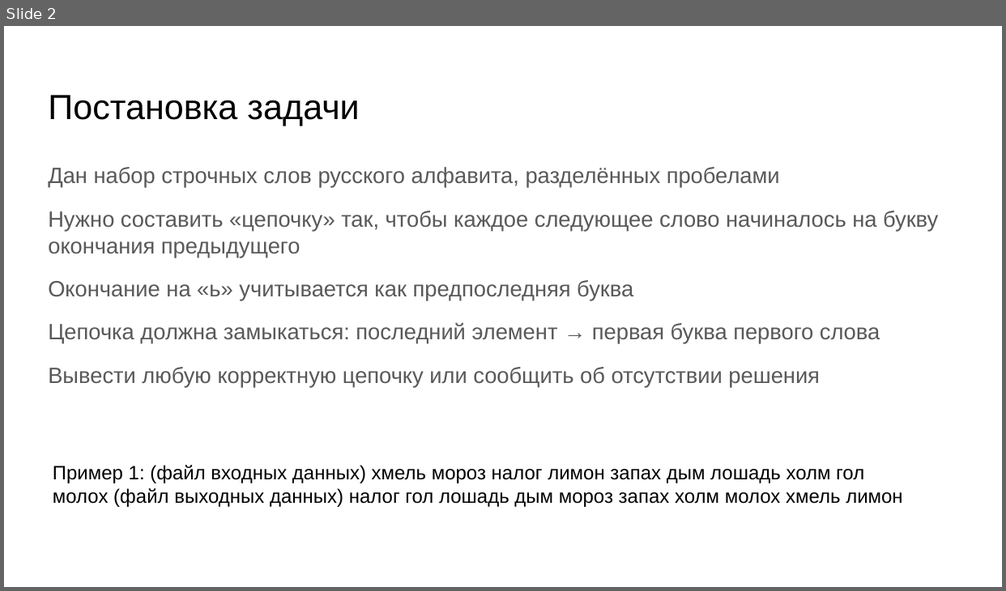
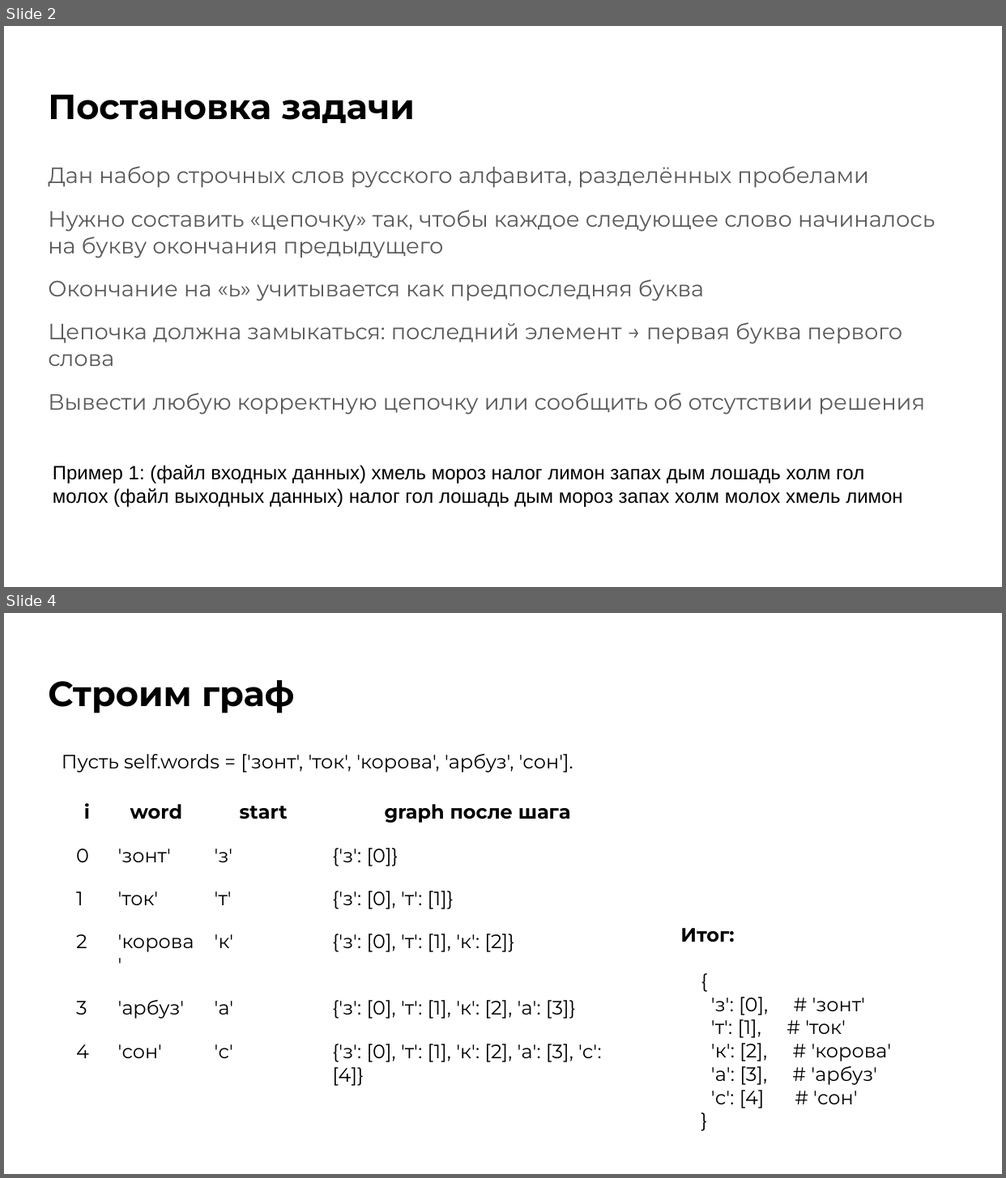
Before and after one commit to SaveliyShutov/IKM_ShutovSaveliy, a slide deck: Игра в слова.pptx. Shown one above the other, each under a label of ours: slide 2 before the commit, slides 2 and 4 after it; the slides between them are not shown. The pictures are 1006x591 and 1006x1178 pixels, drawn with LibreOffice and Linux fonts; fonts in the diff are those of the drawing. Boxes give left, top, right and bottom in pixels: in the first picture for what was removed or moved away, otherwise in the second. Text is boxed around its words. In the diff, an @@ line names an element or a change of style, - is before the commit and + after.

```diff
--- a/Игра в слова.pptx
+++ b/Игра в слова.pptx
@@ slide 4 added at (4,613,1002,1174), background #FFFFFF @@
@@ title added at (48,680,294,713), 25.2 pt, text #000000, bold @@
+Строим граф
@@ text added at (62,754,573,773), 14 pt, text #000000 @@
+Пусть self.words = ['зонт', 'ток', 'корова', 'арбуз', 'сон'].
@@ table added at (66,788,633,1115), 6 rows, 4 columns @@
+i | word | start | graph после шага
+0 | 'зонт' | 'з' | {'з': [0]}
+1 | 'ток' | 'т' | {'з': [0], 'т': [1]}
+2 | 'корова' | 'к' | {'з': [0], 'т': [1], 'к': [2]}
+3 | 'арбуз' | 'а' | {'з': [0], 'т': [1], 'к': [2], 'а': [3]}
+4 | 'сон' | 'с' | {'з': [0], 'т': [1], 'к': [2], 'а': [3], 'с': [4]}
@@ text added at (680,928,734,942), 14 pt, text #000000, bold @@
+Итог:
@@ text added at (711,997,892,1109), 14 pt, text #000000 @@
+{
+'з': [0], # 'зонт'
+'т': [1], # 'ток'
+'к': [2], # 'корова'
+'а': [3], # 'арбуз'
+'с': [4] # 'сон'
+}
@@ slide 2 changed as well @@
@@ title "Постановка задачи" at (48,94,415,123): font Arial to Montserrat, bold on @@
@@ text "Дан набор строчных слов русского ..." at (48,166,935,415): font Arial to Montserrat @@
```
Also in this commit, not shown: 2 other slides changed, 4 other slides added, 5 slides removed.
